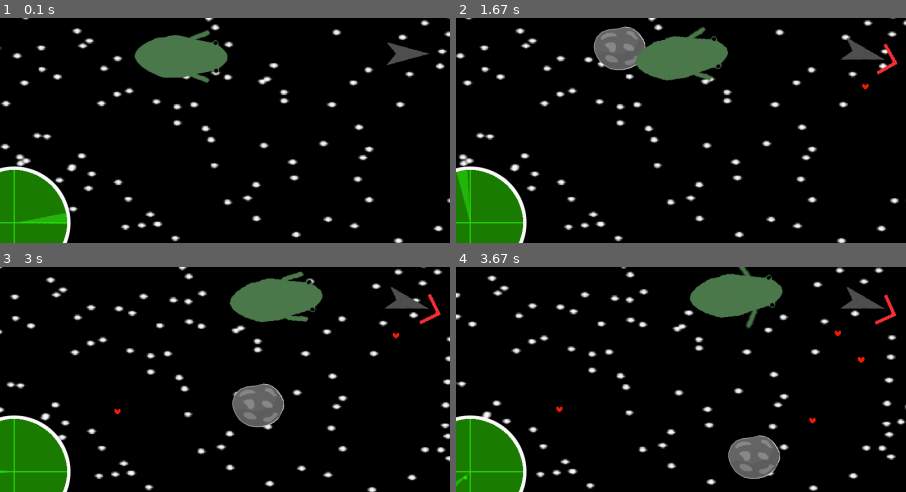
Above: before the commit, frames 1-4 (two rows, left to right).
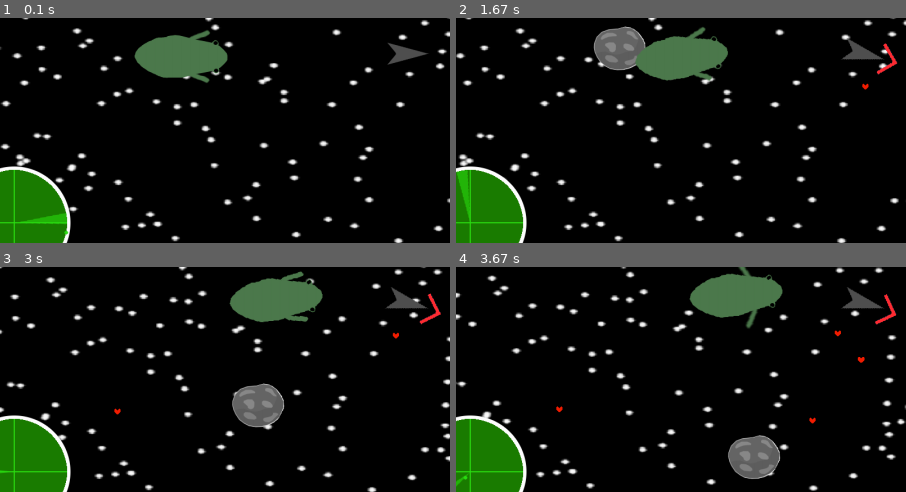
Above: after the commit, the same moments.

Repository: Jacob-OTW/Explorer-in-PyGame
Game: pygame game, started from main.py
Same seed, same stepped clock (60 frames per second), same inputs: the game is played once before the commit and once after it.
Inputs (mouse positions are % of the whole screen's width and height, from its top left):
- Up to frame 1 (0.1 s): no input
- Up to frame 2 (1.67 s): tap Space at 0.33 s; tap F at 0.67 s; click (51, 56) at 1.05 s; tap D at 1.33 s
- Up to frame 3 (3 s): click (19, 73) at 1.72 s; click (87, 85) at 2.05 s; hold Up 2.33-2.63 s; click (62, 59) at 2.42 s; hold Down 2.67-2.97 s; click (26, 30) at 2.75 s
- Up to frame 4 (3.67 s): hold Up 3-3.37 s; tap Space at 3.07, 3.47 s; click (45, 76) at 3.08 s; hold Down from 3.4 s (still down); click (50, 62) at 3.48 s
The pictures show only the part of the screen within x 5-55%, y 42-92%; the shares and areas given below are measured in that part.

The runs differ from the first frame. In frame 1, less than 0.1% of the frame differs, in the area x 14-96%, y 11-97%; in frame 2, 0.1%, in the area x 85-98%, y 8-26%; in frame 3, 0.1%; in frame 4, 0.1%.

Commit message:
Added var for icon sizes. Added __slots__ for most classes. Wrote more comments for the purpose of certain lists and attributes.

Diff:
--- a/creature_obj.py
+++ b/creature_obj.py
@@ -5,6 +5,9 @@
 
 
 class Creature(pygame.sprite.Sprite):
+    __slots__ = ('animation_index', 'animation_flow', 'image',
+                 'rect', 'start', 'force', 'angle', 'timer', 'loot', 'seen')
+
     def __init__(self, pos=(800, 800)):
         super().__init__()
         self.animation_index = 0
@@ -35,7 +38,9 @@
             lambda probe: dis_to(self.rect.center, probe.rect.center) < 2000, space_probe_group.sprites()
         )))
         """
-        it will only keep the probe object if the lambda function which checks if each element is closer than 2000. If the list it adds to not empty, the creature was seen
+        1. Go through all the elements.
+        2. Only keep the elements where the rect is within 2000px.
+        3. if the list is emtpy, seen is False, else its True.
         """
 
     def cycle_animation(self):
--- a/effects.py
+++ b/effects.py
@@ -2,6 +2,8 @@
 
 
 class Explosion(pygame.sprite.Sprite):
+    __slots__ = ('stored', 'size', 'start', 'image', 'rect', 'opacity')
+
     def __init__(self, pos):
         super().__init__()
         self.stored = pygame.image.load('Assets/explosion.png').convert_alpha()
--- a/main.py
+++ b/main.py
@@ -105,7 +105,7 @@
     Stage.screen.fill('black')  # Fill the 'screen' surface with a solid color
     Stars.draw()  # Draw the Stars and update their position
     space_probe_group.draw(Stage.screen)
-    planet_group.draw(Stage.screen)  # Draw the planets
+    planet_group.draw(Stage.screen)
     creature_group.draw(Stage.screen)
     missile_group.draw(Stage.screen)
     player_group.draw(Stage.screen)
--- a/missile_obj.py
+++ b/missile_obj.py
@@ -13,6 +13,8 @@
             Missile((Stage.XScroll + play.rect.centerx, Stage.YScroll + play.rect.centery)))
         mimic_group.add(Mimic(missile_group.sprites()[-1]))
 
+    __slots__ = ('idle', 'image', 'rect', 'mask', 'start', 'angle', 'health', 'target', 'seen', 'speed')
+
     def __init__(self, start):
         super().__init__()
         self.idle = pygame.transform.scale(pygame.image.load('Assets/Missile/idle.png').convert_alpha(), (80, 80))
@@ -27,13 +29,12 @@
         self.speed = 15
 
     def predicted_los(self, target, r=0):
-        if target:
-            t = dis_to(self.rect.center,
-                       self.predicted_los(target, r=r + 1) if r <= 2 else target.rect.center) / self.speed
-            return target.rect.centerx + (target.force[0] * int(t)), target.rect.centery + (
-                    -target.force[1] * int(t))
-        else:
+        if not target:
             return 0
+        t = dis_to(self.rect.center,
+                   self.predicted_los(target, r=r + 1) if r <= 2 else target.rect.center) / self.speed
+        return target.rect.centerx + (target.force[0] * int(t)), target.rect.centery + (
+                -target.force[1] * int(t))
 
     def face_to(self, vector_pos):
         angle = dir_to(self.rect.center, vector_pos) - 90
--- a/nav_objs.py
+++ b/nav_objs.py
@@ -2,7 +2,10 @@
 from player_obj import play, Player
 
 
-class Mimic(pygame.sprite.Sprite):
+class Mimic(pygame.sprite.Sprite):  # A class for the objects that mimic the real objects, used for the mini map.
+    __slots__ = ('player', 'target', 'div', 'image', 'rect')
+    icon_size = 1.5
+
     def __init__(self, target):
         super().__init__()
         self.player = True if type(target) == Player else False
@@ -17,7 +20,8 @@
         y = Stage.YScroll + self.target.rect.centery if self.player else self.target.start[1]
         if self.target.seen:
             self.image = pygame.transform.scale(self.target.image,
-                                                (self.target.rect.width / self.div, self.target.rect.height / self.div))
+                                                (self.target.rect.width * Mimic.icon_size / self.div,
+                                                 self.target.rect.height * Mimic.icon_size / self.div))
         else:
             self.image = pygame.Surface((self.target.rect.width / self.div, self.target.rect.height / self.div),
                                         pygame.SRCALPHA, 32)
@@ -31,7 +35,9 @@
 mimic_group = pygame.sprite.Group()
 
 
-class Arrow(pygame.sprite.Sprite):
+class Arrow(pygame.sprite.Sprite):  # A class for the arrow that points the player to selected targets.
+    __slots__ = ('stored', 'image', 'rect', 'angle')
+
     def __init__(self):
         super().__init__()
         self.stored = pygame.image.load('Assets/arrow.png').convert_alpha()
@@ -51,7 +57,9 @@
 arrow_group = pygame.sprite.GroupSingle(arrow)
 
 
-class MapSelector(pygame.sprite.Sprite):
+class MapSelector(pygame.sprite.Sprite):  # The green box that shows behind selected planets.
+    __slots__ = ('image', 'rect', 'target', 'target_index', 'possible')
+
     def __init__(self):
         super().__init__()
         self.image = pygame.Surface((20, 20))
@@ -97,7 +105,9 @@
 map_selector_group = pygame.sprite.GroupSingle(map_selector)
 
 
-class MapUI(pygame.sprite.Sprite):
+class MapUI(pygame.sprite.Sprite):  # The gray box that is the map.
+    __slots__ = ('image', 'rect', 'map')
+
     def __init__(self):
         super().__init__()
         self.image = pygame.image.load('Assets/map_ui.png').convert_alpha()
--- a/planet_obj.py
+++ b/planet_obj.py
@@ -8,7 +8,7 @@
 
 
 class Planet(pygame.sprite.Sprite):  # This class is used for Planets of all kind
-    __slots__ = ('stored', 'image', 'mask', 'rect', 'start', 'force', 'size', 'orbit_speed', 'mass', 'loot', 'buying',
+    __slots__ = ('stored', 'image', 'mask', 'rect', 'start', 'force', 'orbit_speed', 'mass', 'loot', 'buying',
                  'selling', 'chart', 'seen_by_probe', 'seen', 'kill_in', 'should_kill', 'static', 'moving', 'asteroid',
                  'shop', 'orbit_value')
 
@@ -22,24 +22,23 @@
 
         # init
         self.stored = pygame.image.load(f'Assets/Planets/{costume_num}.png').convert_alpha()
-        self.image = pygame.transform.rotozoom(self.stored, 0, 1.0)
+        self.image = pygame.transform.scale(self.stored, (size, size))
         self.mask = pygame.mask.from_surface(self.image)
         self.rect = self.image.get_rect(center=(x - Stage.XScroll, y - Stage.YScroll))
 
         # Set values
-        self.start = pygame.math.Vector2((x, y))
-        self.force = pygame.math.Vector2(force)
-        self.size = size
-        self.orbit_speed = orbit_speed
-        self.mass = mass
-        self.loot = loot
-        self.buying = buying
-        self.selling = selling
-        self.chart = chart
-        self.seen_by_probe = False
-        self.seen = False if self.chart else True
-        self.kill_in = 300
-        self.should_kill = False
+        self.start = pygame.math.Vector2((x, y))  # The positions that is subtracted from the scroll value.
+        self.force = pygame.math.Vector2(force)  # The current movement of the planet as a 2d vector.
+        self.orbit_speed = orbit_speed  # Used to calculate the orbit of the planet
+        self.mass = mass  # Used to calculate the orbit of the planet
+        self.loot = loot  # The item that is given to the player when he lands, if None the play won't get anything.
+        self.buying = buying  # A dict where the items are keys and the value are the prices they can be bought for.
+        self.selling = selling  # A dict with items as keys and the values the price they can be sold for.
+        self.chart = chart  # The item that is required for the planet to be shown on map.
+        self.seen_by_probe = False  # A boolean that is switched when a probe is close enough.
+        self.seen = False if self.chart else True  # the overall boolean if the planet is shown on the mini map.
+        self.kill_in = 300  # An int that stores the ticks until the planet destroys itself, used for the C4 item.
+        self.should_kill = False  # A boolean if a C4 was placed on the planet.
 
         # Status values, a collection of booleans to influence behavior.
         self.static = static
@@ -48,7 +47,7 @@
         self.shop = shop
 
         # std values
-        self.orbit_value = 0
+        self.orbit_value = 0  # The current position in relation to its orbit spot.
 
         # Mimic
         mimic_group.add(Mimic(self))
@@ -81,10 +80,8 @@
             if play.Current_Planet == self:
                 if self.loot not in play.inventory:
                     play.inventory.append(self.loot)
-        loop(self)
+        loop(self)  # checks
 
-        self.image = pygame.transform.scale(self.stored, (self.size, self.size))
-        self.mask = pygame.mask.from_surface(self.image)
         self.rect.x, self.rect.y = (
             self.start[0] - Stage.XScroll, self.start[1] - Stage.YScroll)
 
@@ -93,8 +90,8 @@
                 lambda probe: dis_to(self.rect.center, probe.rect.center) < 2000, space_probe_group.sprites()
             )))
             """
-            it will only keep the probe object if the lambda function which checks if
-            each element is closer than 2000. If the list it adds to not empty, the creature was seen
+            It will only keep the probe object if the lambda function which checks if
+            each probe is closer than 2000. If the list it adds to is not empty, the planet was seen
             """
 
             if self.chart in play.inventory or self.seen_by_probe:
--- a/player_obj.py
+++ b/player_obj.py
@@ -3,6 +3,9 @@
 
 
 class Player(pygame.sprite.Sprite):  # This class is used for the player
+    __slots__ = ('angle', 'Surface', 'Idle', 'burner', 'burner_index', 'burner_timer', 'image', 'rect', 'lander_img',
+                 'mask', 'force', 'Current_Planet', 'seen', 'inventory', 'money')
+
     def __init__(self):
         super().__init__()
         # Set angle
@@ -10,8 +13,7 @@
 
         # Store Image
         self.Surface = pygame.Surface((90, 52), pygame.SRCALPHA, 32)
-        self.Idle = pygame.image.load('Assets/Ship.png').convert()
-        self.Idle.set_colorkey((0, 0, 0))
+        self.Idle = pygame.image.load('Assets/Ship.png').convert_alpha()
         self.burner = {0: pygame.image.load('Assets/burner0.png').convert_alpha(),
                        1: pygame.image.load('Assets/burner1.png').convert_alpha()}
         self.burner_index = 0
@@ -20,17 +22,14 @@
         # Call Stored Image
         self.image = self.Surface
         self.rect = self.image.get_rect(center=(Stage.SCREEN_WIDTH / 2, Stage.SCREEN_HEIGHT / 2))
+        self.lander_img = pygame.image.load('Assets/Lander.png').convert_alpha()
+        self.mask = pygame.mask.from_surface(self.lander_img)
 
         # Forces
         self.force = pygame.math.Vector2((0, 0))
 
-        # Masks
-        self.lander_img = pygame.image.load('Assets/Lander.png').convert_alpha()
-        self.mask = pygame.mask.from_surface(self.lander_img)
-
         # Planet caching
         self.Current_Planet = None
-        self.offset = None
 
         # Mimic
         self.seen = True
